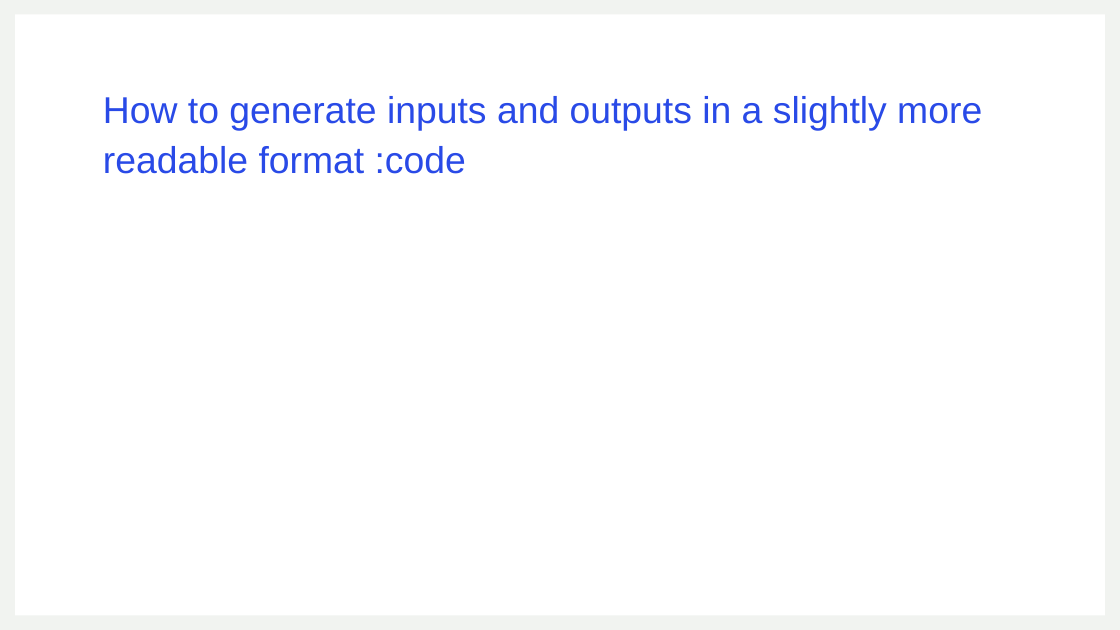
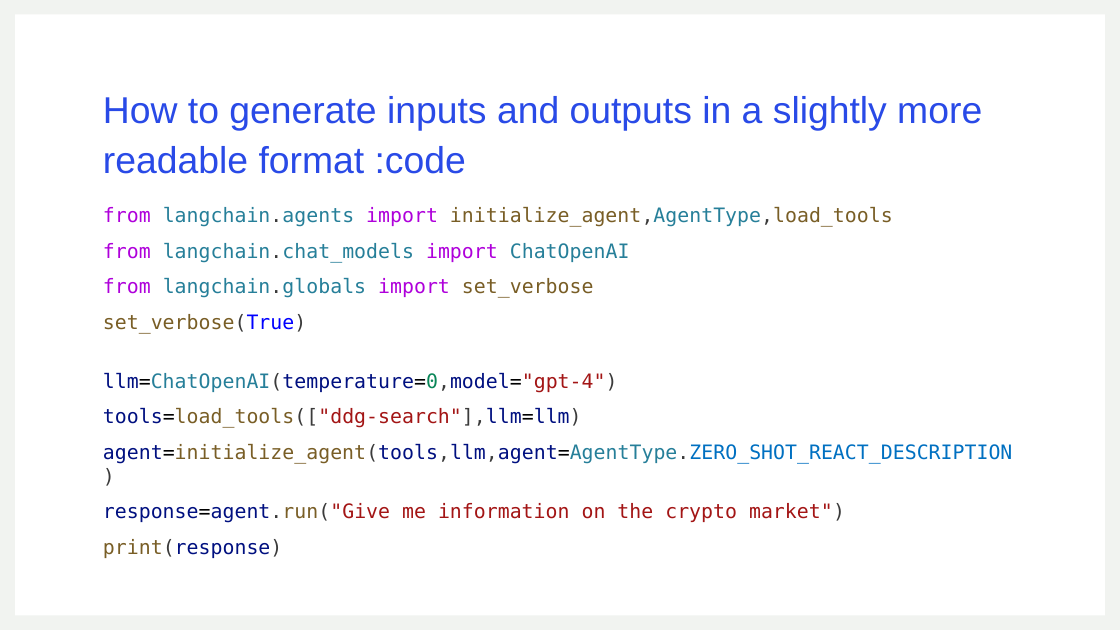
Before and after one commit to ronidas39/LLMtutorial, a slide deck: slide 3 of tutorial20/tutorial20.pptx. Drawn at 1120x630 pixels with LibreOffice and Linux fonts; fonts in the diff are those of the drawing. Boxes give left, top, right and bottom in pixels: in the first picture for what was removed or moved away, otherwise in the second. Text is boxed around its words. In the diff, an @@ line names an element or a change of style, - is before the commit and + after.

```diff
--- a/tutorial20/tutorial20.pptx
+++ b/tutorial20/tutorial20.pptx
@@ text added at (103,207,1013,558), 17 pt, text #267F99 @@
+from langchain.agents import initialize_agent,AgentType,load_tools
+from langchain.chat_models import ChatOpenAI
+from langchain.globals import set_verbose
+set_verbose(True)
+llm=ChatOpenAI(temperature=0,model="gpt-4")
+tools=load_tools(["ddg-search"],llm=llm)
+agent=initialize_agent(tools,llm,agent=AgentType.ZERO_SHOT_REACT_DESCRIPTION)
+response=agent.run("Give me information on the crypto market")
+print(response)
```
Also in this commit, not shown: 1 other slide changed, 1 other file.
